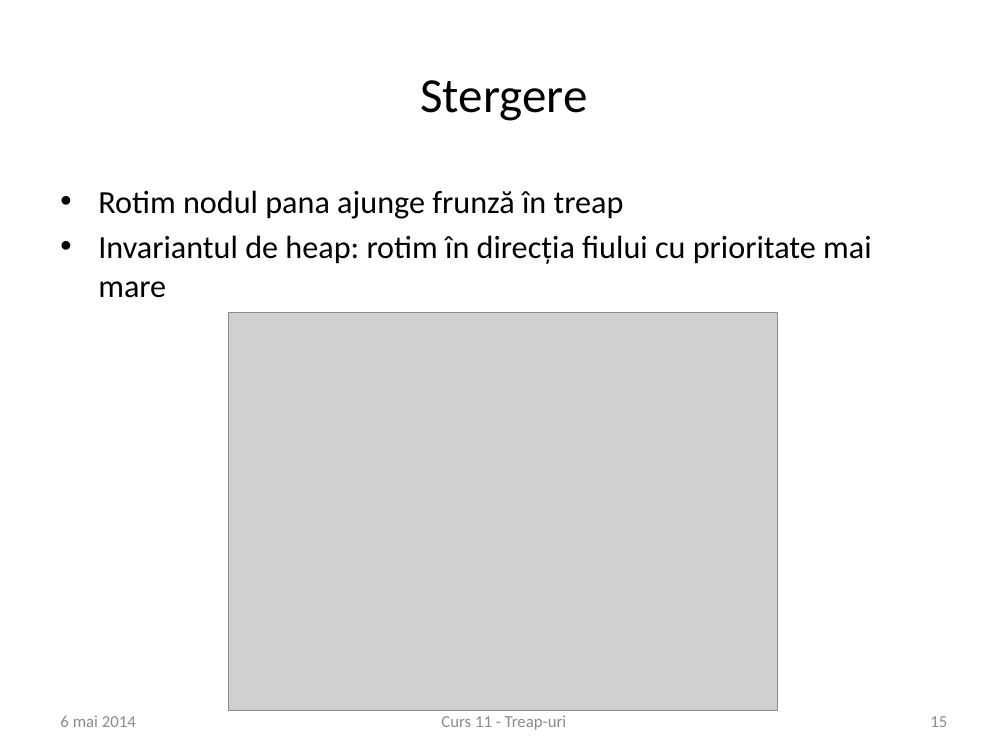
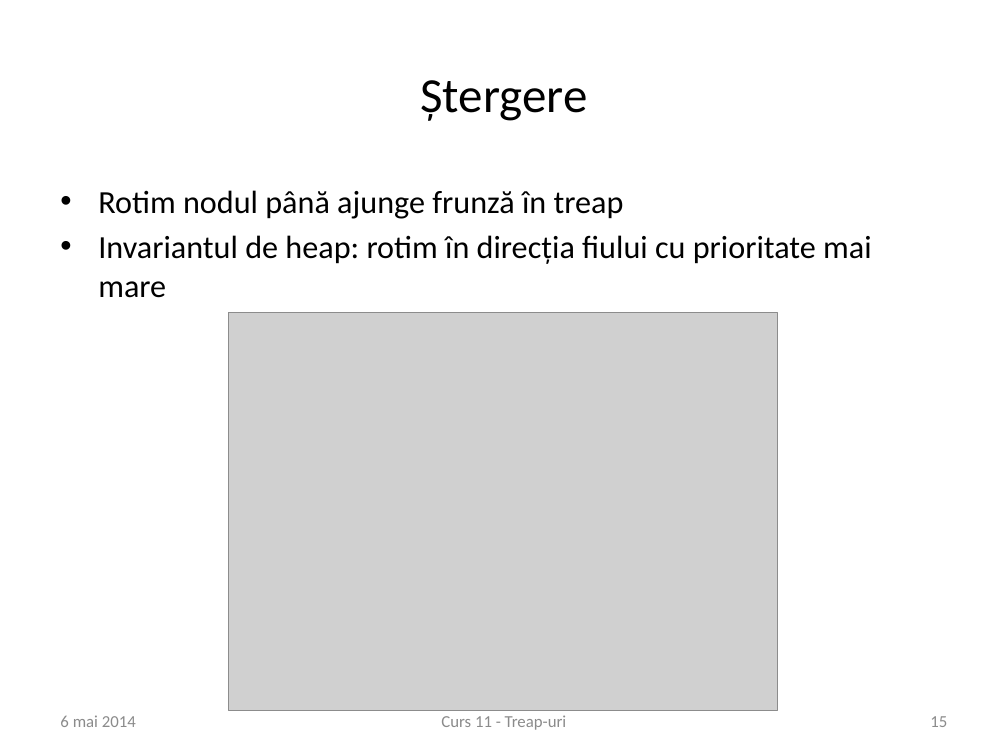
Before and after one commit to andreiparvu/treaps, a slide deck: slide 15 of curs11.pptx. Drawn at 1008x756 pixels with LibreOffice and Linux fonts; fonts in the diff are those of the drawing; grey boxes stand for pictures; background and template pictures are left out. Boxes give left, top, right and bottom in pixels: in the first picture for what was removed or moved away, otherwise in the second. Text is boxed around its words. In the diff, an @@ line names an element or a change of style, - is before the commit and + after.

```diff
--- a/curs11.pptx
+++ b/curs11.pptx
@@ title at box(420, 80, 587, 121): text changed @@
-Stergere
+Ștergere
@@ text at box(98, 190, 624, 219): text changed @@
-• Rotim nodul pana ajunge frunză în treap
+• Rotim nodul până ajunge frunză în treap
```
Also in this commit, not shown: 8 other slides changed, 1 slide added.
